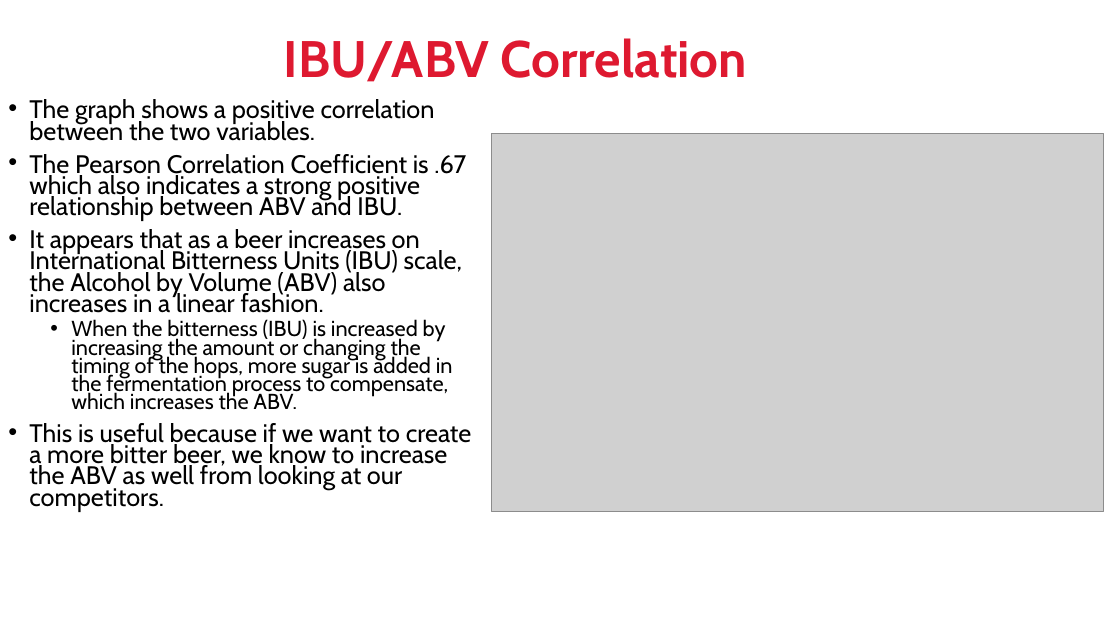
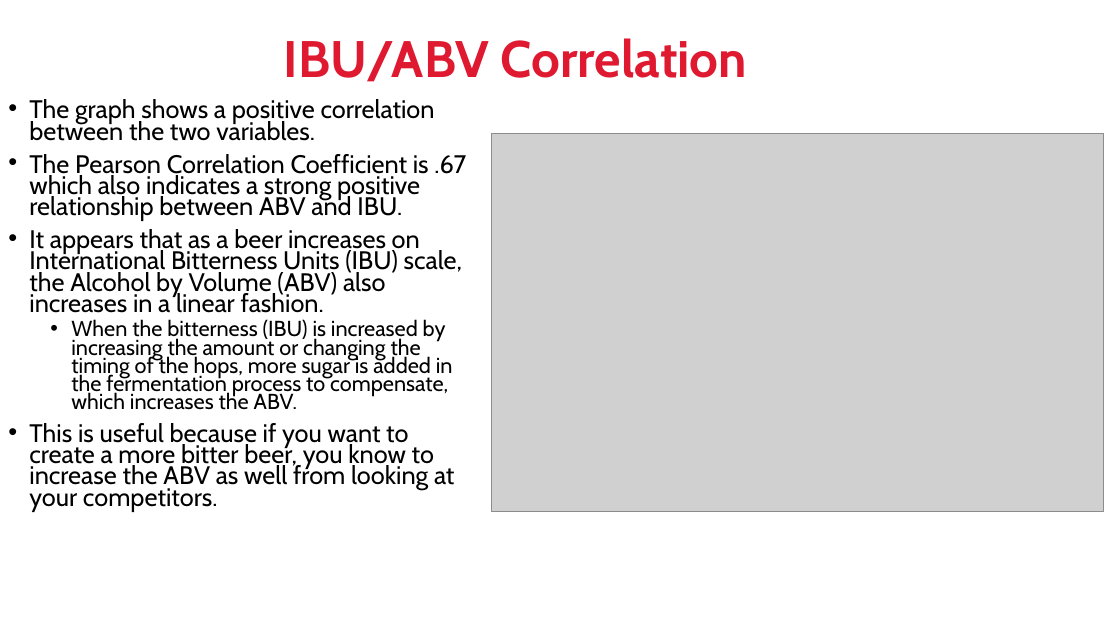
Before and after one commit to jeffnreed/DDS_Project1, a slide deck: slide 9 of DDS Project1 - Reed_Miller.pptx. Drawn at 1120x630 pixels with LibreOffice and Linux fonts; fonts in the diff are those of the drawing; grey boxes stand for pictures; background and template pictures are left out. Boxes give left, top, right and bottom in pixels: in the first picture for what was removed or moved away, otherwise in the second. Text is boxed around its words. In the diff, an @@ line names an element or a change of style, - is before the commit and + after.

```diff
--- a/DDS Project1 - Reed_Miller.pptx
+++ b/DDS Project1 - Reed_Miller.pptx
@@ text at [29,423,454,512]: text changed @@
-• This is useful because if we want to create a more bitter beer, we know to increase the ABV as well from looking at our competitors.
+• This is useful because if you want to create a more bitter beer, you know to increase the ABV as well from looking at your competitors.
```
Also in this commit, not shown: 3 other slides changed.
